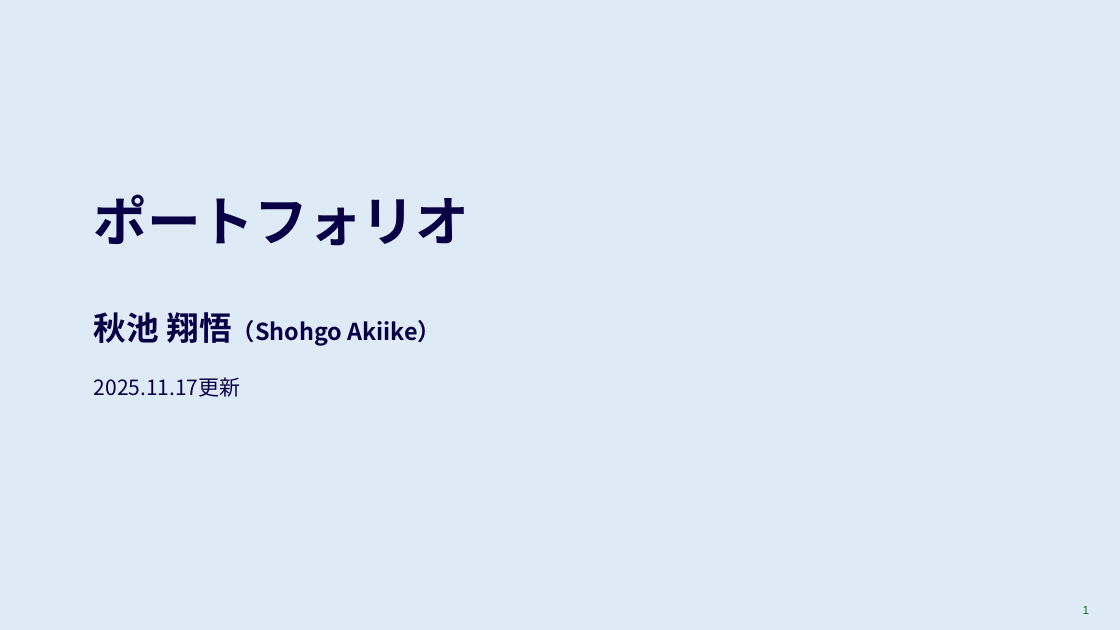
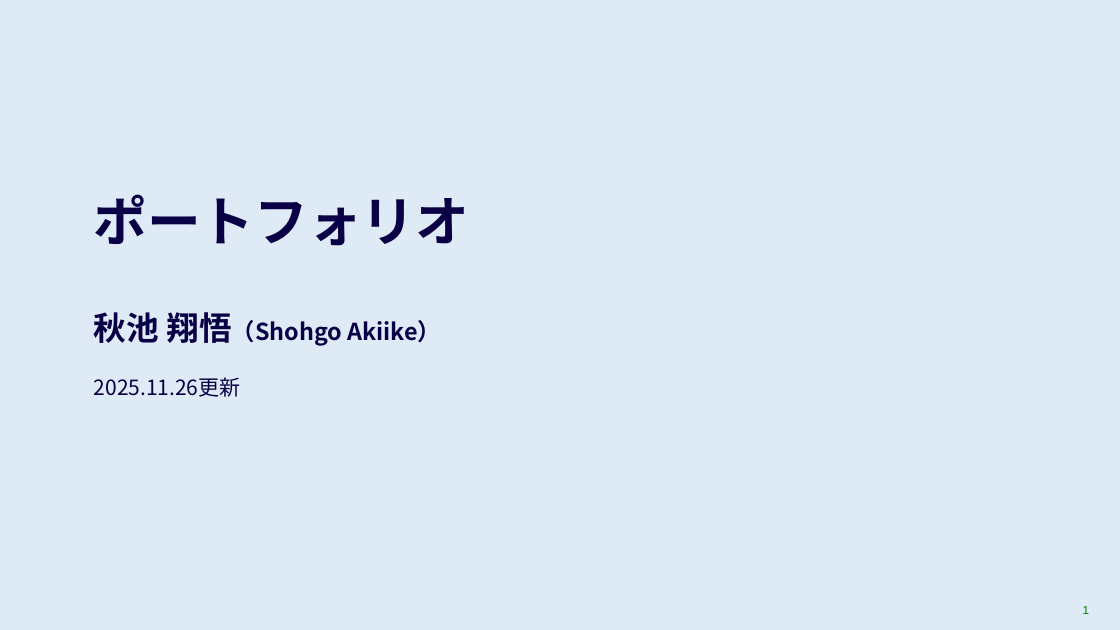
Before and after one commit to ShohgoAkiike/aws-support-portfolio, a slide deck: slide 1 of ポートフォリオ_秋池.pptx. Drawn at 1120x630 pixels with LibreOffice and Linux fonts; fonts in the diff are those of the drawing. Boxes give left, top, right and bottom in pixels: in the first picture for what was removed or moved away, otherwise in the second. Text is boxed around its words. In the diff, an @@ line names an element or a change of style, - is before the commit and + after.

```diff
--- a/ポートフォリオ_秋池.pptx
+++ b/ポートフォリオ_秋池.pptx
@@ text at <box>94,377,241,397</box>: text changed @@
-2025.11.17更新
+2025.11.26更新
```
Also in this commit, not shown: 2 other slides changed, 1 slide added, 1 slide removed.
